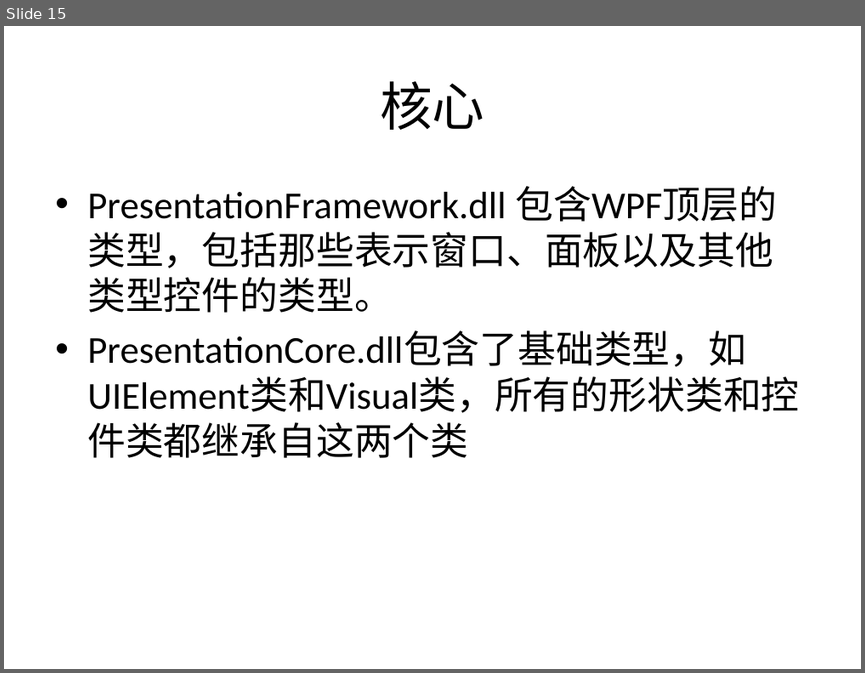
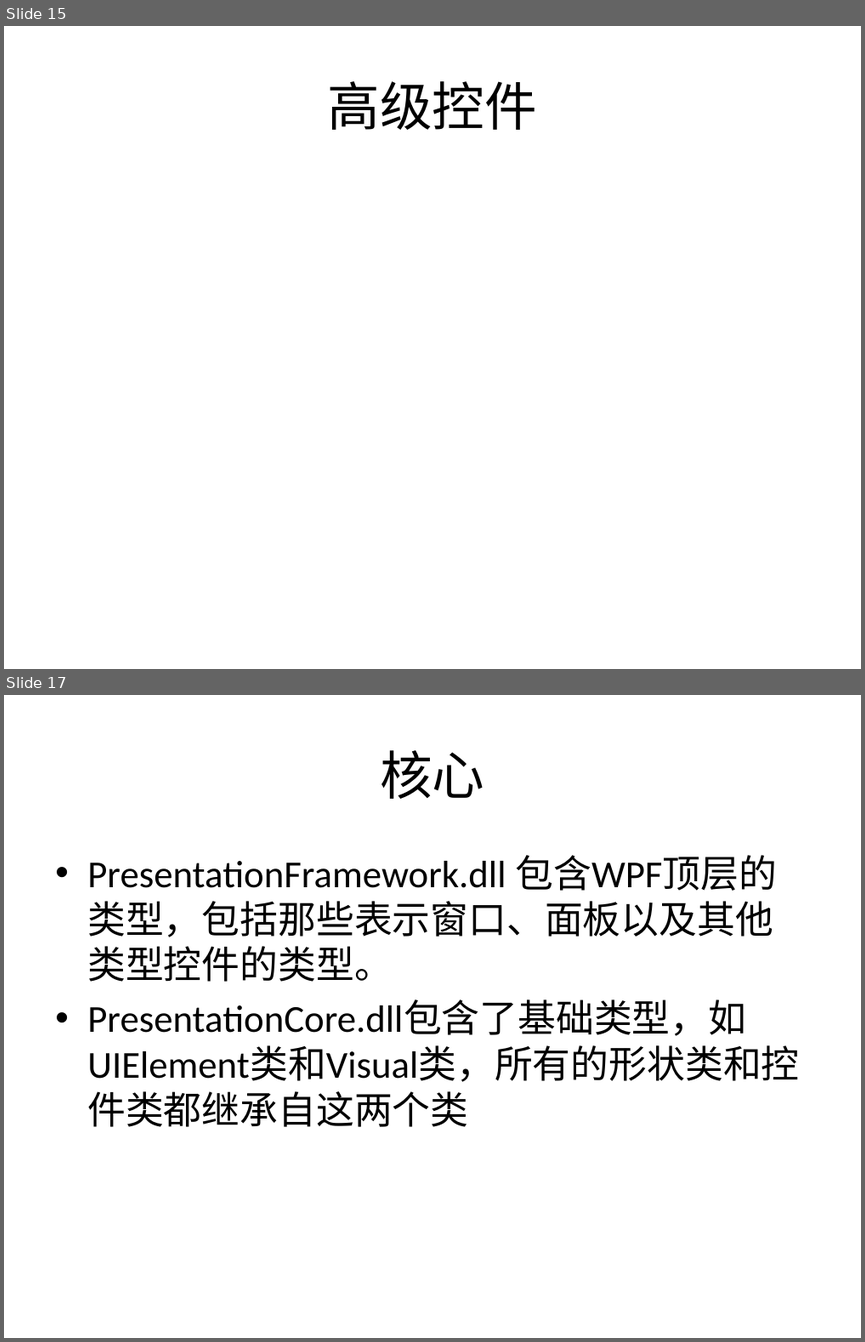
Before and after one commit to JichanJong/WPFApp, a slide deck: WPF.pptx. Shown one above the other, each under a label of ours: slide 15 before the commit, slides 15 and 17 after it; the slides between them are not shown. The pictures are 865x673 and 865x1342 pixels, drawn with LibreOffice and Linux fonts; fonts in the diff are those of the drawing. Boxes give left, top, right and bottom in pixels: in the first picture for what was removed or moved away, otherwise in the second. Text is boxed around its words. In the diff, an @@ line names an element or a change of style, - is before the commit and + after.

```diff
--- a/WPF.pptx
+++ b/WPF.pptx
@@ slide 15 added at [4, 26, 861, 669], background #FFFFFF @@
@@ title added at [328, 81, 537, 130], 44 pt, text #000000 @@
+高级控件
@@ what was slide 15 is now slide 17 @@
```
Also in this commit, not shown: 1 other slide added, 51 other files.
